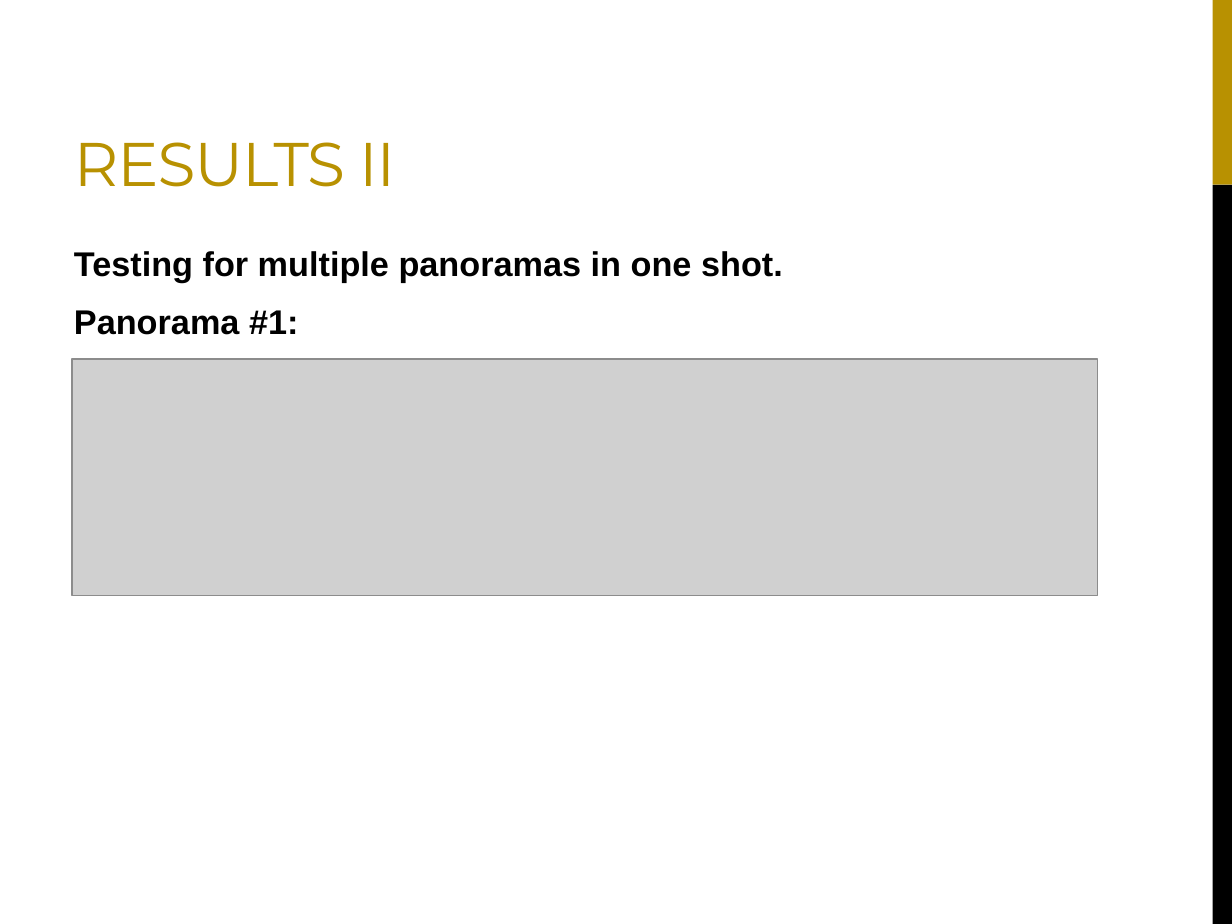
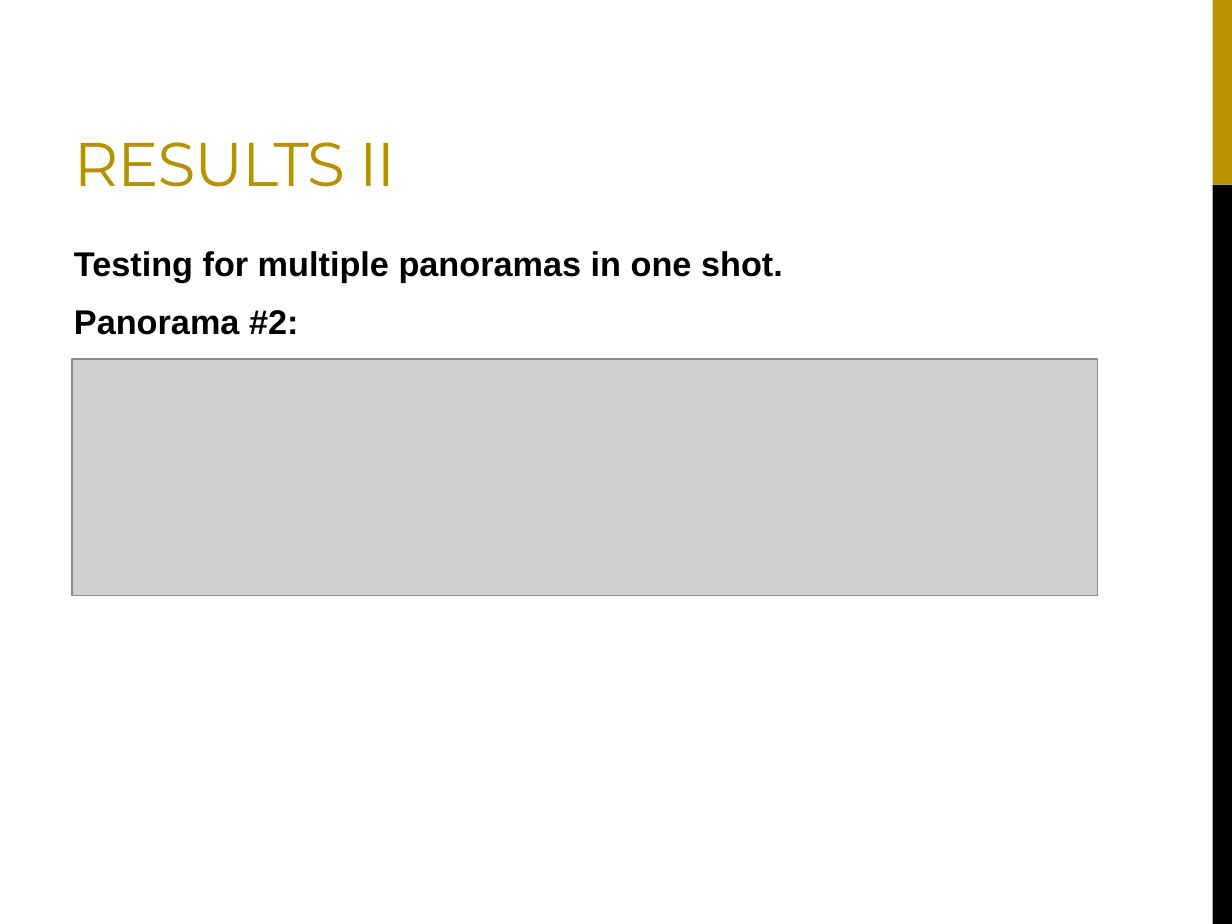
Before and after one commit to apoorvab/VideoPanoramaMaker, a slide deck: slide 12 of Documentation/final_presentation.pptx (slide 7 before the commit). Drawn at 1232x924 pixels with LibreOffice and Linux fonts; fonts in the diff are those of the drawing; grey boxes stand for pictures. Boxes give left, top, right and bottom in pixels: in the first picture for what was removed or moved away, otherwise in the second. Text is boxed around its words. In the diff, an @@ line names an element or a change of style, - is before the commit and + after.

```diff
--- a/Documentation/final_presentation.pptx
+++ b/Documentation/final_presentation.pptx
@@ text at box(74, 310, 299, 335): text changed @@
-Panorama #1:
+Panorama #2:
```
Also in this commit, not shown: 3 other slides changed, 4 slides added.
